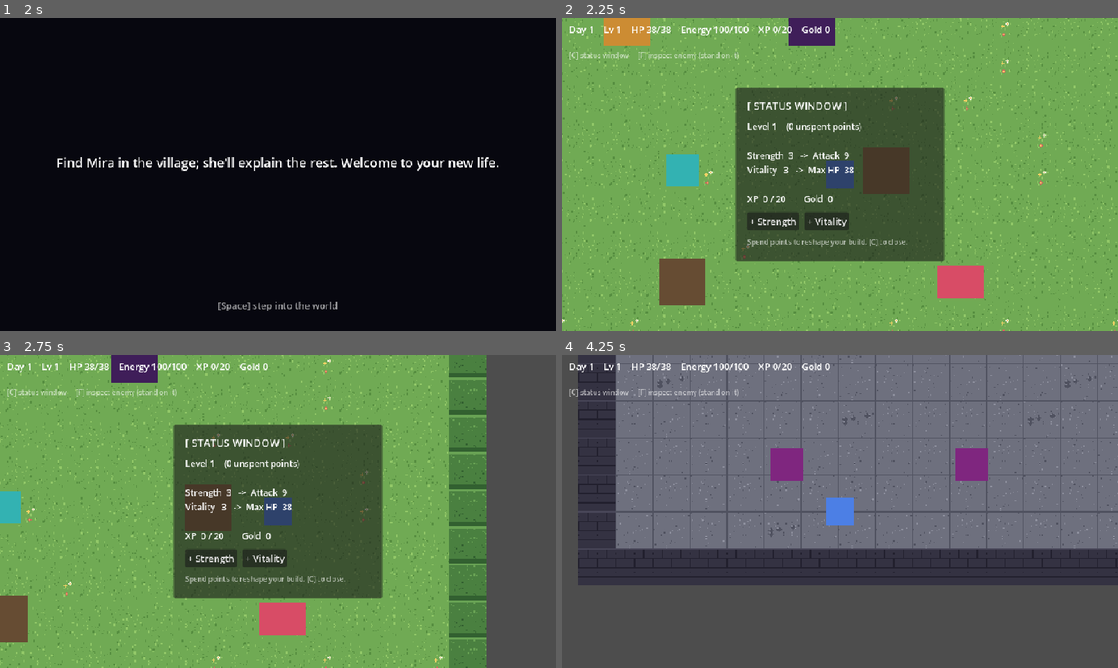
Above: before the commit, frames 1-4 (two rows, left to right).
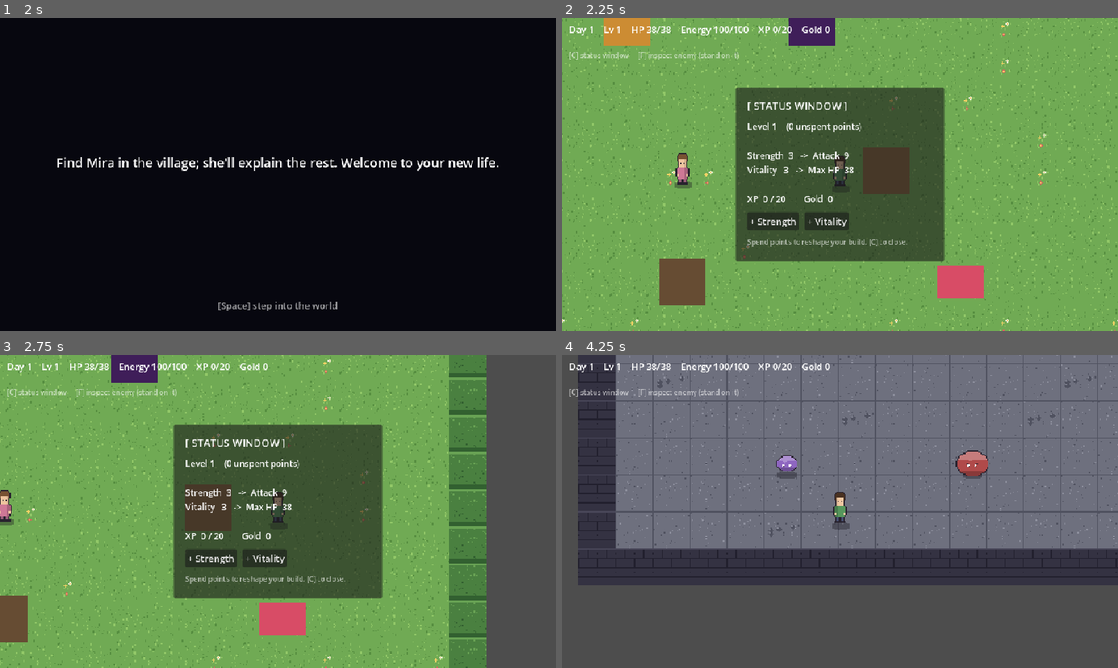
Above: after the commit, the same moments.

Repository: fkenmar/Altiare
Game: Godot game, scene res://scenes/Intro.tscn
Two runs of this game, one before a commit and one after it. Both use one fixed random seed, a clock stepped at 60 frames per second and the inputs below.
Inputs:
- Up to frame 1 (2 s): tap Enter (ui_accept) at 0.5, 0.77, 1.25, 1.52 s; hold D 0.53-1.28 s; tap C at 0.6 s; hold S from 1.28 s (still down); tap F at 1.35 s
- Up to frame 2 (2.25 s): tap Enter (ui_accept) at 2 s; release S at 2.03 s; hold D from 2.03 s (still down); tap C at 2.1 s
- Up to frame 3 (2.75 s): keep holding D
- Up to frame 4 (4.25 s): release D at 2.78 s; hold W 2.78-3.53 s; tap F at 2.85, 3.5 s; tap Enter (ui_accept) at 3.02, 3.77 s; hold A from 3.53 s (still down); tap C at 3.6 s

Frame 1 is identical in both runs. In frame 2, 1.1% of the frame differs, in the area x 18-53%, y 43-56%; in frame 3, 0.8%; in frame 4, 1.7%, in the area x 37-77%, y 29-56%.

Commit message:
Graphics 2/4: outlined+shaded character & creature sprites with shadows; player facing + walk-bob

Diff:
--- a/scenes/Dungeon.tscn
+++ b/scenes/Dungeon.tscn
@@ -60,6 +60,7 @@
 [node name="Monster2" parent="." instance=ExtResource("4_monster")]
 position = Vector2(256, 170)
 monster_name = "Goblin"
+kind = "goblin"
 max_hp = 28
 attack = 4
 xp_reward = 20
@@ -74,6 +75,7 @@
 [node name="Monster5" parent="." instance=ExtResource("4_monster")]
 position = Vector2(340, 280)
 monster_name = "Brute"
+kind = "brute"
 max_hp = 34
 attack = 5
 xp_reward = 28
--- a/scenes/Monster.tscn
+++ b/scenes/Monster.tscn
@@ -10,9 +10,9 @@
 collision_mask = 2
 script = ExtResource("1_monster")
 
-[node name="Visual" type="Polygon2D" parent="."]
-color = Color(0.5, 0.15, 0.5, 1)
-polygon = PackedVector2Array(-14, -14, 14, -14, 14, 14, -14, 14)
+[node name="Shadow" type="Sprite2D" parent="."]
+
+[node name="Visual" type="Sprite2D" parent="."]
 
 [node name="CollisionShape2D" type="CollisionShape2D" parent="."]
 shape = SubResource("MonShape")
--- a/scenes/Player.tscn
+++ b/scenes/Player.tscn
@@ -13,9 +13,9 @@
 [node name="CollisionShape2D" type="CollisionShape2D" parent="."]
 shape = SubResource("RectangleShape2D_1")
 
-[node name="Visual" type="Polygon2D" parent="."]
-color = Color(0.3, 0.5, 0.9, 1)
-polygon = PackedVector2Array(-12, -12, 12, -12, 12, 12, -12, 12)
+[node name="Shadow" type="Sprite2D" parent="."]
+
+[node name="Visual" type="Sprite2D" parent="."]
 
 [node name="Camera2D" type="Camera2D" parent="."]
 zoom = Vector2(2, 2)
--- a/scenes/Town.tscn
+++ b/scenes/Town.tscn
@@ -92,9 +92,9 @@
 script = ExtResource("5_npc")
 npc_name = "Mira"
 
-[node name="Visual" type="Polygon2D" parent="NPC"]
-color = Color(0.2, 0.7, 0.7, 1)
-polygon = PackedVector2Array(-14, -14, 14, -14, 14, 14, -14, 14)
+[node name="Shadow" type="Sprite2D" parent="NPC"]
+
+[node name="Visual" type="Sprite2D" parent="NPC"]
 
 [node name="CollisionShape2D" type="CollisionShape2D" parent="NPC"]
 shape = SubResource("NPCShape")
--- a/scripts/Monster.gd
+++ b/scripts/Monster.gd
@@ -7,8 +7,10 @@
 ## group so the HUD can inspect it; spawns floating damage numbers over the world.
 
 const FloatingNumber = preload("res://scenes/FloatingNumber.tscn")
+const PixelArt = preload("res://scripts/PixelArt.gd")
 
 @export var monster_name: String = "Slime"
+@export var kind: String = "slime"  # slime | goblin | brute (chooses the sprite)
 @export var max_hp: int = 22
 @export var attack: int = 3
 @export var xp_reward: int = 15
@@ -21,10 +23,18 @@
 var _player: Node2D = null
 var _player_in_contact: bool = false
 var _timer: float = 0.0
+var _idle: float = 0.0
+
+@onready var _visual: Sprite2D = $Visual
+@onready var _shadow: Sprite2D = $Shadow
 
 func _ready() -> void:
 	hp = max_hp
 	add_to_group("monster")  # lets the HUD's inspect find us
+	_visual.texture = PixelArt.creature(kind)
+	_visual.position = Vector2(0, -2)
+	_shadow.texture = PixelArt.shadow(18, 7)
+	_shadow.position = Vector2(0, 8)
 	body_entered.connect(_on_body_entered)
 	body_exited.connect(_on_body_exited)
 
@@ -39,6 +49,9 @@
 		_player_in_contact = false
 
 func _process(delta: float) -> void:
+	_idle += delta * 3.0
+	if _visual:
+		_visual.position.y = -2.0 + sin(_idle) * 1.0  # gentle idle wobble
 	if not _player_in_contact or hp <= 0:
 		return
 	_timer += delta
--- a/scripts/NPC.gd
+++ b/scripts/NPC.gd
@@ -2,6 +2,8 @@
 
 ## A villager you can talk to. Cycles through its dialogue lines on each interact —
 ## the cheap way to make the town feel inhabited.
+
+const PixelArt = preload("res://scripts/PixelArt.gd")
 
 @export var npc_name: String = "Villager"
 @export var lines: PackedStringArray = PackedStringArray([
@@ -14,8 +16,15 @@
 
 var _line: int = 0
 
+@onready var _visual: Sprite2D = $Visual
+@onready var _shadow: Sprite2D = $Shadow
+
 func _on_ready() -> void:
 	prompt = "talk to %s" % npc_name
+	_visual.texture = PixelArt.character(Color8(238, 196, 158), Color8(120, 82, 50), Color8(206, 120, 150), Color8(150, 92, 120))
+	_visual.position = Vector2(0, -2)
+	_shadow.texture = PixelArt.shadow(16, 7)
+	_shadow.position = Vector2(0, 12)
 
 func _interact() -> void:
 	if lines.is_empty():
--- a/scripts/PixelArt.gd
+++ b/scripts/PixelArt.gd
@@ -189,3 +189,93 @@
 		rect(img, x, 8, 1, 8, DWALL_DK)
 	rect(img, 0, 0, s, 1, DWALL_LT)  # faint top highlight
 	return img
+
+# ============================================================================
+# Characters & creatures (transparent sprites, outlined + shaded)
+# ============================================================================
+
+## A soft elliptical drop shadow (semi-transparent), placed under sprites at the feet.
+static func shadow(w: int, h: int) -> ImageTexture:
+	var img := new_image(w, h)
+	var cx := w / 2.0
+	var cy := h / 2.0
+	for y in h:
+		for x in w:
+			var dx := (x - cx) / (w / 2.0)
+			var dy := (y - cy) / (h / 2.0)
+			if dx * dx + dy * dy <= 1.0:
+				img.set_pixel(x, y, SHADOW)
+	return tex(img)
+
+## A 16x28 front-facing humanoid (player / villagers). Feet sit near the bottom.
+static func character(skin: Color, hair: Color, shirt: Color, pants: Color) -> ImageTexture:
+	var img := new_image(16, 28)
+	var skin_dk := skin.darkened(0.12)
+	var shirt_dk := shirt.darkened(0.18)
+	# legs + boots
+	rect(img, 5, 22, 2, 4, pants)
+	rect(img, 9, 22, 2, 4, pants)
+	rect(img, 4, 26, 3, 2, OUTLINE)
+	rect(img, 9, 26, 3, 2, OUTLINE)
+	# torso + arms + hands
+	rect(img, 4, 13, 8, 10, shirt)
+	rect(img, 10, 13, 2, 10, shirt_dk)  # shaded right side
+	rect(img, 3, 14, 2, 6, shirt)
+	rect(img, 11, 14, 2, 6, shirt_dk)
+	rect(img, 3, 19, 2, 2, skin)
+	rect(img, 11, 19, 2, 2, skin)
+	# head
+	rect(img, 5, 5, 6, 8, skin)
+	rect(img, 10, 5, 1, 8, skin_dk)
+	px(img, 6, 9, OUTLINE)  # eyes
+	px(img, 9, 9, OUTLINE)
+	# hair
+	rect(img, 5, 2, 6, 1, hair)
+	rect(img, 4, 3, 8, 3, hair)
+	rect(img, 4, 5, 1, 3, hair)
+	rect(img, 11, 5, 1, 3, hair)
+	outline(img, OUTLINE)
+	return tex(img)
+
+## A monster blob keyed by kind (slime/goblin/brute) — cohesive and cute, Stardew-ish.
+static func creature(kind: String) -> ImageTexture:
+	match kind:
+		"goblin":
+			return _blob(Color8(122, 174, 92), 22, 17, true)
+		"brute":
+			return _blob(Color8(176, 74, 74), 28, 22, true)
+		_:
+			return _blob(Color8(142, 102, 192), 18, 14, false)
+
+static func _blob(color: Color, w: int, h: int, angry: bool) -> ImageTexture:
+	var img := new_image(w, h)
+	var cx := w / 2.0
+	var cy := h / 2.0
+	var lt := color.lightened(0.28)
+	var dk := color.darkened(0.22)
+	for y in h:
+		for x in w:
+			var dx := (x - cx) / (w / 2.0 - 0.5)
+			var dy := (y - cy) / (h / 2.0 - 0.5)
+			if dx * dx + dy * dy <= 1.0:
+				var c := color
+				if y < h * 0.34:
+					c = lt
+				elif y > h * 0.78:
+					c = dk
+				img.set_pixel(x, y, c)
+	disc(img, cx - 2, cy - h * 0.18, 1.6, lt)  # highlight
+	var ey := int(cy + 1)
+	var elx := int(cx - 4)
+	var erx := int(cx + 2)
+	rect(img, elx, ey, 2, 2, Color.WHITE)
+	rect(img, erx, ey, 2, 2, Color.WHITE)
+	px(img, elx + 1, ey + 1, OUTLINE)
+	px(img, erx + 1, ey + 1, OUTLINE)
+	if angry:
+		px(img, elx - 1, ey - 1, OUTLINE)
+		px(img, elx, ey - 1, OUTLINE)
+		px(img, erx + 1, ey - 1, OUTLINE)
+		px(img, erx + 2, ey - 1, OUTLINE)
+	outline(img, OUTLINE)
+	return tex(img)
--- a/scripts/Player.gd
+++ b/scripts/Player.gd
@@ -1,11 +1,32 @@
 extends CharacterBody2D
 
-## Top-down player. WASD + arrow-key movement via move_and_slide(). Movement keys
-## are polled directly so M1 needs no custom InputMap (see CLAUDE.md conventions).
+## Top-down player. WASD + arrow-key movement via move_and_slide() (keys polled, so no
+## custom InputMap). Its sprite is generated by PixelArt; it flips to face the way it
+## moves and bobs while walking, with a soft drop shadow on the ground.
+
+const PixelArt = preload("res://scripts/PixelArt.gd")
+
+const SKIN := Color8(240, 200, 162)
+const HAIR := Color8(74, 50, 34)
+const SHIRT := Color8(86, 150, 92)
+const PANTS := Color8(70, 80, 112)
+
+const REST_Y := -2.0  # sprite centre offset so the feet sit at the body origin
 
 @export var speed: float = 200.0
 
-func _physics_process(_delta: float) -> void:
+@onready var _visual: Sprite2D = $Visual
+@onready var _shadow: Sprite2D = $Shadow
+
+var _bob: float = 0.0
+
+func _ready() -> void:
+	_visual.texture = PixelArt.character(SKIN, HAIR, SHIRT, PANTS)
+	_visual.position = Vector2(0, REST_Y)
+	_shadow.texture = PixelArt.shadow(16, 7)
+	_shadow.position = Vector2(0, 12)
+
+func _physics_process(delta: float) -> void:
 	var direction := Vector2.ZERO
 	if Input.is_key_pressed(KEY_W) or Input.is_key_pressed(KEY_UP):
 		direction.y -= 1.0
@@ -17,3 +38,14 @@
 		direction.x += 1.0
 	velocity = direction.normalized() * speed
 	move_and_slide()
+
+	if direction.x < 0.0:
+		_visual.flip_h = true
+	elif direction.x > 0.0:
+		_visual.flip_h = false
+	if direction != Vector2.ZERO:
+		_bob += delta * 11.0
+		_visual.position.y = REST_Y - absf(sin(_bob)) * 2.0  # a little walking hop
+	else:
+		_bob = 0.0
+		_visual.position.y = REST_Y
